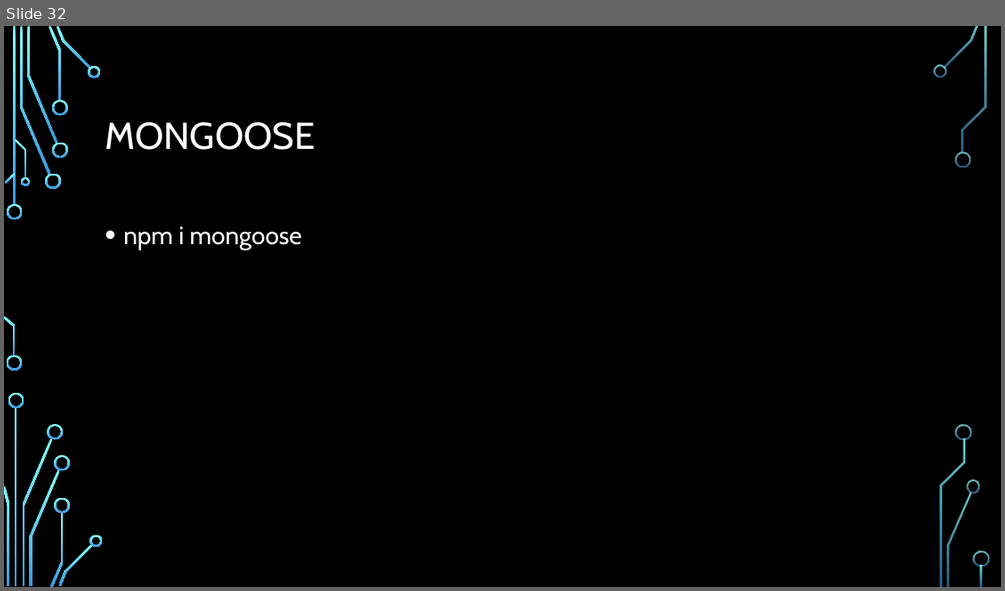
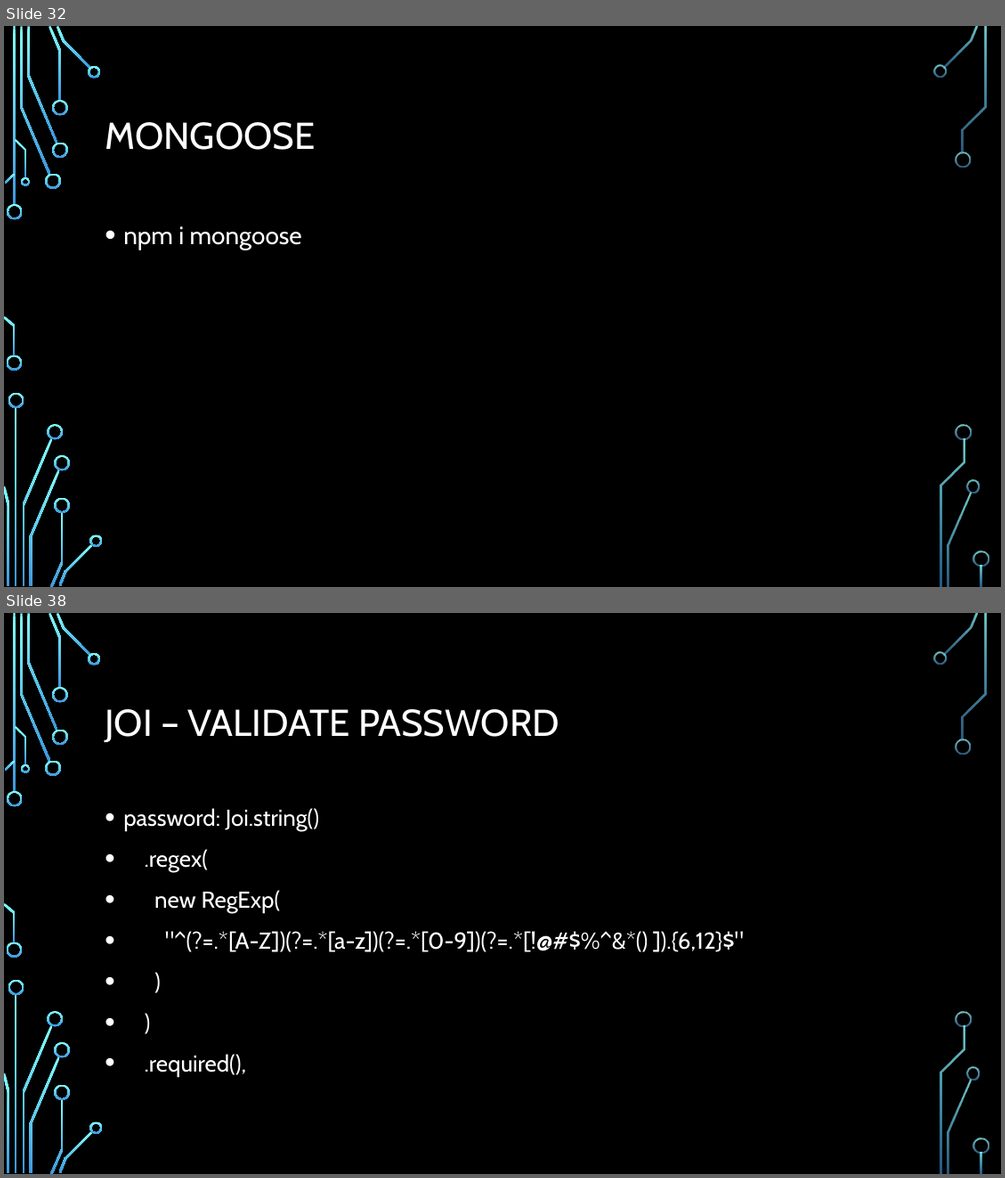
Before and after one commit to Rlss91/hu_morning_nodejs_W011121MR, a slide deck: docs/node js.pptx. Shown one above the other, each under a label of ours: slide 32 before the commit, slides 32 and 38 after it; the slides between them are not shown. The pictures are 1005x591 and 1005x1178 pixels, drawn with LibreOffice and Linux fonts; fonts in the diff are those of the drawing; background and template pictures are left out. Boxes give left, top, right and bottom in pixels: in the first picture for what was removed or moved away, otherwise in the second. Text is boxed around its words. In the diff, an @@ line names an element or a change of style, - is before the commit and + after.

```diff
--- a/docs/node js.pptx
+++ b/docs/node js.pptx
@@ slide 38 added at (4, 613, 1001, 1174), background picture (left out); not listed: 36 template elements that a slide beside it also shows @@
@@ title added at (105, 709, 559, 743), 36 pt, text #FFFFFF @@
+JOI – VALIDATE PASSWORD
@@ text added at (123, 808, 744, 1076), 22.2 pt, text #FFFFFF @@
+• password: Joi.string()
+• .regex(
+• new RegExp(
+• "^(?=.*[A-Z])(?=.*[a-z])(?=.*[0-9])(?=.*[!@#$%^&*() ]).{6,12}$"
+• )
+• )
+• .required(),
```
Also in this commit, not shown: 7 other slides added, 5 other files.
